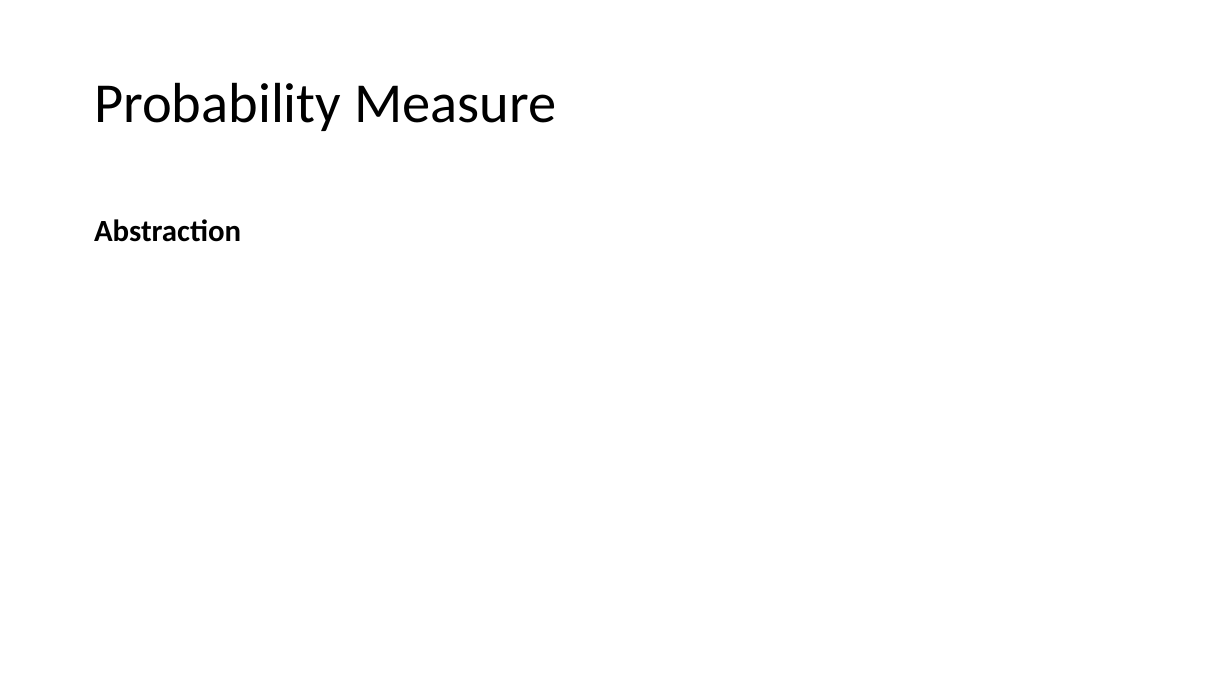
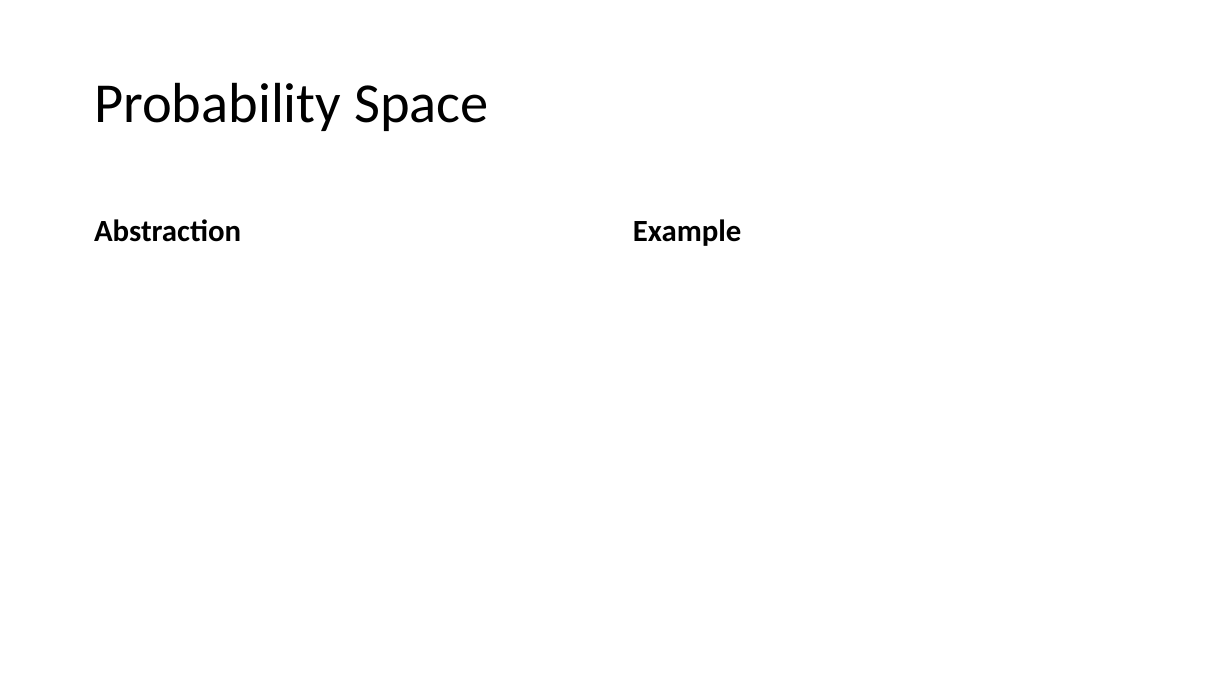
Before and after one commit to yuttai/Contextuality-and-Nonlocality-in-Discrete-Quantum-Theory, a slide deck: slide 8 of defense.pptx. Drawn at 1232x693 pixels with LibreOffice and Linux fonts; fonts in the diff are those of the drawing; grey boxes stand for pictures. Boxes give left, top, right and bottom in pixels: in the first picture for what was removed or moved away, otherwise in the second. Text is boxed around its words. In the diff, an @@ line names an element or a change of style, - is before the commit and + after.

Commit message:
dissertation.lyx "2.2.1 Classical and Quantum Probability Spaces" Added a TODO...

```diff
--- a/defense.pptx
+++ b/defense.pptx
@@ title at [94, 82, 488, 131]: text changed @@
-Probability Measure
+Probability Space
@@ text added at [633, 219, 741, 246], 24 pt, text #000000, bold @@
+Example
```
Also in this commit, not shown: 7 slides added, 4 other files.
